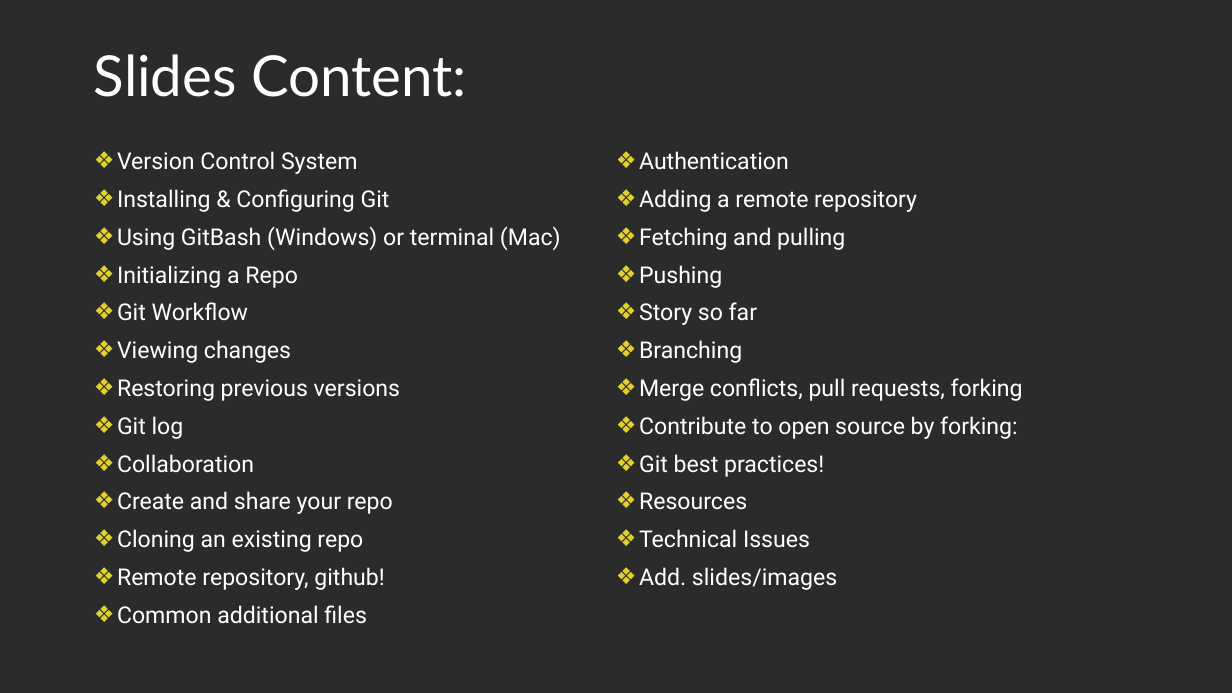
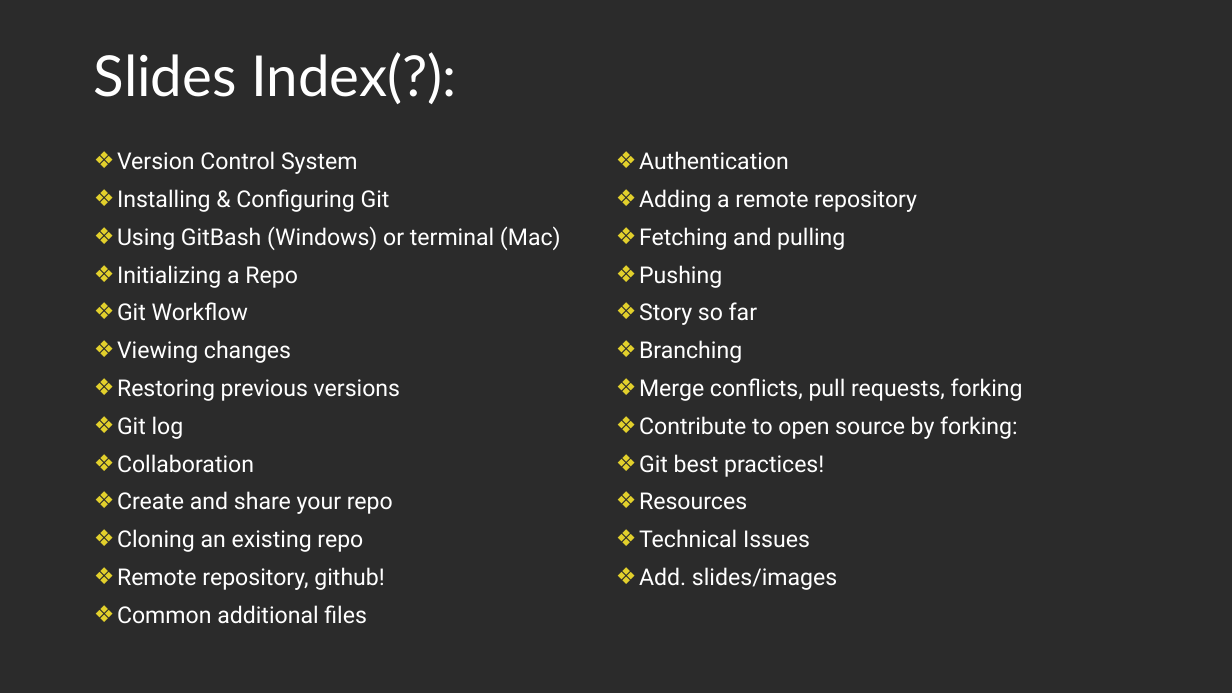
Before and after one commit to Light2Dark/git_tutorial, a slide deck: slide 41 of Git and Github.pptx (slide 2 before the commit). Drawn at 1232x693 pixels with LibreOffice and Linux fonts; fonts in the diff are those of the drawing; background and template pictures are left out; a plain dark background stands for a picture behind light text. Boxes give left, top, right and bottom in pixels: in the first picture for what was removed or moved away, otherwise in the second. Text is boxed around its words. In the diff, an @@ line names an element or a change of style, - is before the commit and + after.

```diff
--- a/Git and Github.pptx
+++ b/Git and Github.pptx
@@ title at bbox=[94, 52, 457, 104]: text changed @@
-Slides Content:
+Slides Index(?):
```
Also in this commit, not shown: 13 other slides changed, 4 slides added, 3 slides removed.
